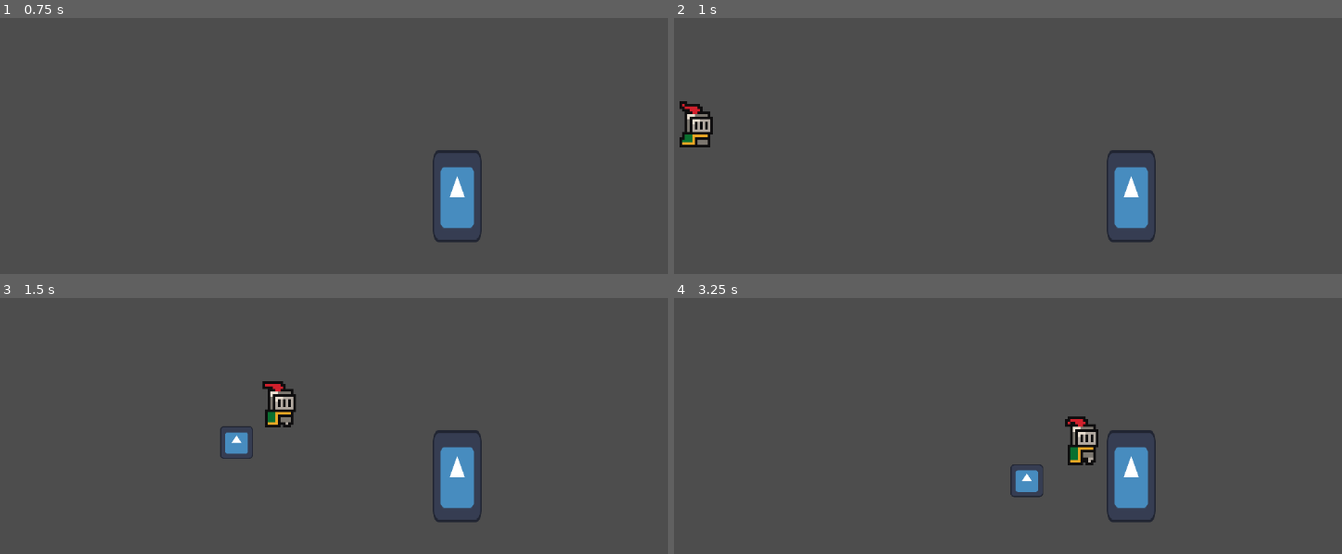
Above: before the commit, frames 1-4 (two rows, left to right).
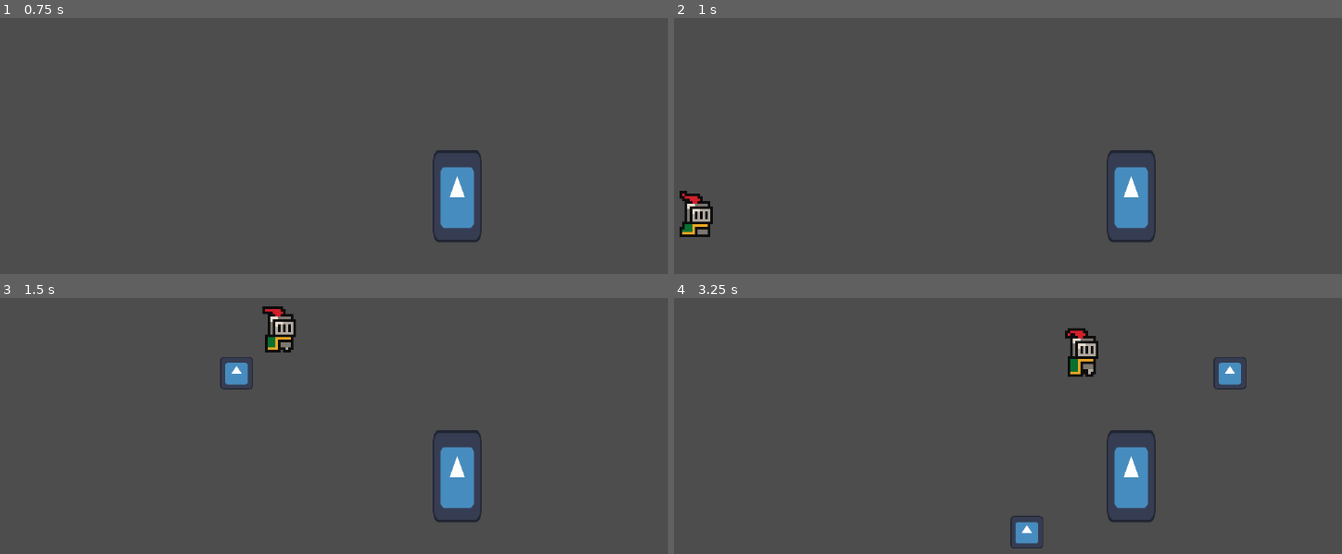
Above: after the commit, the same moments.

Repository: Smoresies/CCG2024Q4
Game: Godot game, scene res://scenes/sandbox.tscn
Same seed, same stepped clock (60 frames per second), same inputs: the game is played once before the commit and once after it. The engine's default icon, where the game draws it, is replaced by a stand-in: a white triangle on a blue panel in a dark square.
Inputs (mouse positions are in pixels of both pictures, inside the frame that each line leads up to):
- Up to frame 1 (0.75 s): tap Enter at 0.5 s; move the mouse to (460, 120) at 0.52 s; hold Right (right) from 0.53 s (still down); tap Space (jump) at 0.6 s
- Up to frame 2 (1 s): keep holding Right (right); tap Space (jump) at 0.77 s
- Up to frame 3 (1.5 s): keep holding Right (right); tap Space (jump) at 1.07 s; move the mouse to (146, 443) at 1.27 s; click (146, 443) at 1.35 s
- Up to frame 4 (3.25 s): tap Space (jump) at 1.52, 1.55, 1.82, 2.1, 3.02, 3.05 s; move the mouse to (1048, 331) at 2.02 s; release Right (right) at 2.03 s; hold A (left) 2.03-2.78 s; move the mouse to (934, 505) at 2.77 s; hold Right (right) from 2.78 s (still down); click (934, 505) at 2.85 s

Frame 1 is identical in both runs. In frame 2, 1.4% of the frame differs, in the area x 0-6%, y 32-86%; in frame 3, 2.2%; in frame 4, 2.6%, in the area x 50-86%, y 11-98%.

Commit message:
Updated. Can only moth jump once. Explained the math

Diff:
--- a/scripts/entity/components/input_components/player_input_component.gd
+++ b/scripts/entity/components/input_components/player_input_component.gd
@@ -18,7 +18,7 @@
 		on_jump_input.emit()
 	elif Input.is_action_pressed(JUMP_INPUT_NAME):
 		on_jump_input.emit()
-	elif Input.is_action_pressed(JUMP_INPUT_NAME):
+	elif Input.is_action_just_released(JUMP_INPUT_NAME):
 		on_jump_input_cancelled.emit()
 
 	on_horizontal_movement_input.emit(Input.get_axis(LEFT_INPUT_NAME, RIGHT_INPUT_NAME))
--- a/scripts/entity/components/movement_components/player_movement_component.gd
+++ b/scripts/entity/components/movement_components/player_movement_component.gd
@@ -26,6 +26,7 @@
 
 ## Moth Jump state variables
 var _is_moth_jumping: bool = false
+var _can_moth_jump: bool = true
 var _is_fluttering: bool = false
 var _moth_jump_timer: float = 0.0
 var _moth_jump_flutter_timer: float = 0.0
@@ -35,7 +36,6 @@
 
 func _ready() -> void:
 	JUMP_VELOCITY *= -1
-	MOTH_JUMP_DIP_AMOUNT *= -1
 	pass
 
 ## Applies movement to the character.
@@ -50,13 +50,12 @@
 
 func on_jump_input_started() -> void:
 	if is_on_floor():
+		_can_moth_jump = true
 		velocity.y = JUMP_VELOCITY
 		on_jump_started.emit()
-	elif not _is_moth_jumping:
+	elif not _is_moth_jumping and _can_moth_jump:
 		# Start Moth Jump
 		_init_moth_jump()
-
-
 
 func on_jump_input() -> void:
 	_is_jump_button_held = true
@@ -75,12 +74,13 @@
 
 func apply_gravity(delta: float) -> void:
 	if _is_moth_jumping:
+		_can_moth_jump = false
 		if _is_fluttering:
 
 			_apply_moth_jump_dip(delta)
 
 			_moth_jump_flutter_timer += delta
-			if _moth_jump_flutter_timer >= MOTH_JUMP_FLUTTER_DURATION:
+			if _moth_jump_flutter_timer >= MOTH_JUMP_FLUTTER_DURATION or !_is_jump_button_held:
 				_is_fluttering = false
 				velocity.y = 0.0
 				on_moth_jump_ended.emit()
@@ -94,6 +94,7 @@
 			else:
 				# End Moth Jump
 				_is_moth_jumping = false
+				on_moth_jump_ended.emit()
 				super.apply_gravity(delta)  # Resume normal gravity
 
 	else:
@@ -113,9 +114,21 @@
 
 func _apply_moth_jump_dip(delta: float) -> void:
 	# Handle the flutter dip
+
+	# Flutter progress, goes from 0 to MOTH_JUMP_FLUTTER_DURATION. Used as the X for the dip equation
 	var flutter_progress: float = _moth_jump_flutter_timer / MOTH_JUMP_FLUTTER_DURATION
+
 	# Copy in to desmos to see why I chose this function: -\sin\left(\frac{\left(x-a\right)^{2}}{c}\right)+1
-	var flutter_dip: float = -MOTH_JUMP_DIP_AMOUNT * (-sin((pow((flutter_progress-0.5),2))/0.16) + 1)
+	# Calculate the amount of dip to have based on the time remaining in flutter progress.
+	# X|flutter_progress is the amount of time left. Only outputs the range [0,1]
+	var bounded_dip_equation = (-sin((pow((flutter_progress-0.5),2))/0.16) + 1)
+
+	# Amplify the dip amount by MOTH_JUMP_DIP_AMOUNT
+	var flutter_dip: float = MOTH_JUMP_DIP_AMOUNT * bounded_dip_equation
+
+	# Calculate the desired Y every frame: matches the amplified curve.
 	var desired_position_y: float = _moth_jump_initial_height + flutter_dip
+
+	# Applies the position offset
 	var position_difference_y: float = desired_position_y - global_position.y
 	velocity.y = position_difference_y / delta
